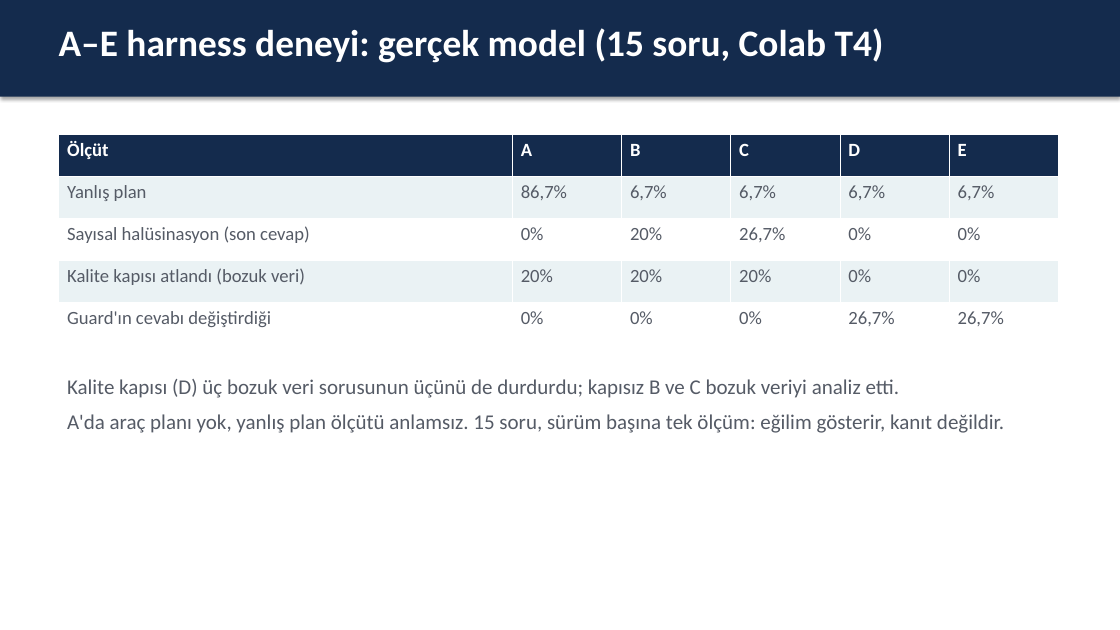
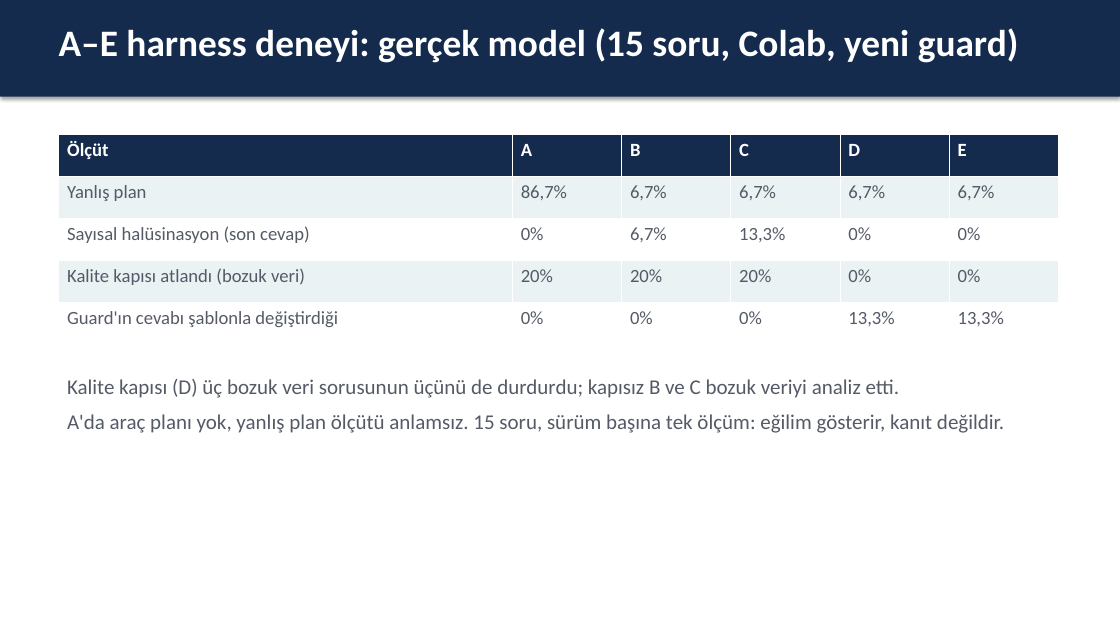
Before and after one commit to zeyneptanrivermis/bist-harness, a slide deck: slide 11 of reports/BIST_harness_sunum.pptx. Drawn at 1120x630 pixels with LibreOffice and Linux fonts; fonts in the diff are those of the drawing. Boxes give left, top, right and bottom in pixels: in the first picture for what was removed or moved away, otherwise in the second. Text is boxed around its words. In the diff, an @@ line names an element or a change of style, - is before the commit and + after.

Commit message:
docs: re-measure base/adapter and A-E with the new guard (Colab A100)
Adds eval_report_colab_newguard.json and eval_ae_colab_newguard.json and updates
reports 08/09, slides, test results and the TASK_5 draft with the new numbers.

```diff
--- a/reports/BIST_harness_sunum.pptx
+++ b/reports/BIST_harness_sunum.pptx
@@ text at <box>59,28,1019,63</box>: text changed @@
-A–E harness deneyi: gerçek model (15 soru, Colab T4)
+A–E harness deneyi: gerçek model (15 soru, Colab, yeni guard)
@@ table at <box>59,134,1059,344</box> @@
-row 3, column 3: 20%
+row 3, column 3: 6,7%
-row 3, column 4: 26,7%
+row 3, column 4: 13,3%
-row 5: Guard'ın cevabı değiştirdiği | 0% | 0% | 0% | 26,7% | 26,7%
+row 5: Guard'ın cevabı şablonla değiştirdiği | 0% | 0% | 0% | 13,3% | 13,3%
```
Also in this commit, not shown: 1 other slide changed, 8 other files.
